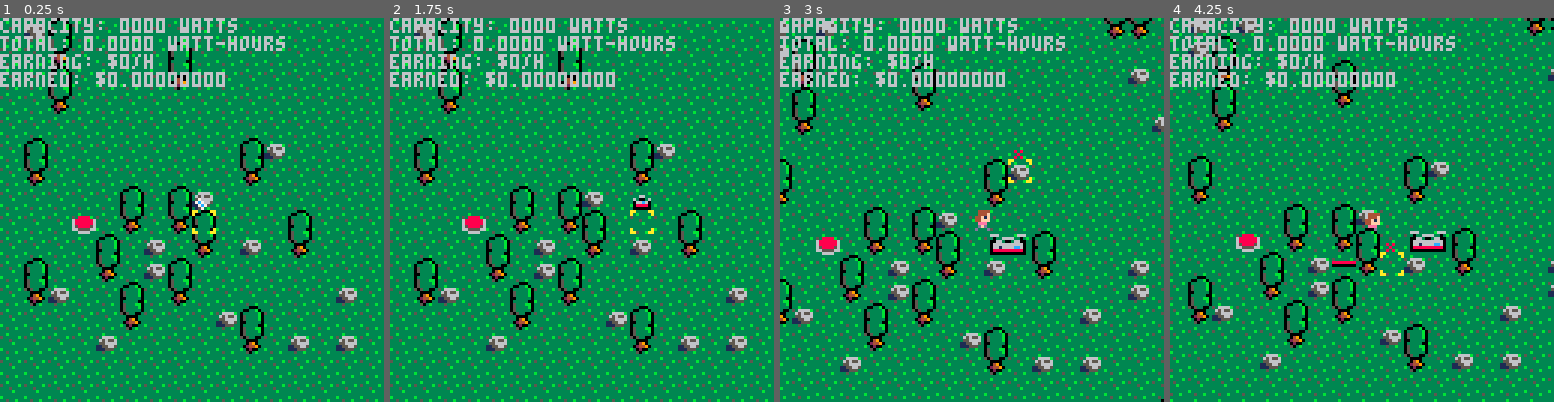
Above: before the commit, frames 1-4 (left to right).
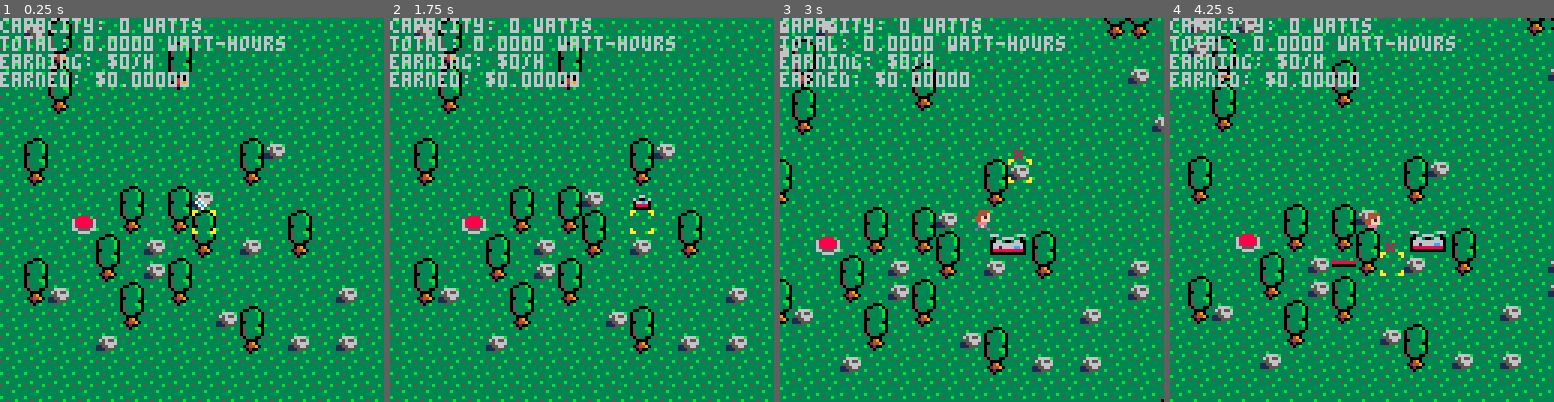
Above: after the commit, the same moments.

Repository: sargon2/pico8
Game: PICO-8 cartridge mine/solar_sally/solar_sally.p8
Same seed, same stepped clock (60 frames per second), same inputs: the game is played once before the commit and once after it.
Inputs (mouse positions are in pixels of both pictures, inside the frame that each line leads up to):
- Up to frame 1 (0.25 s): no input
- Up to frame 2 (1.75 s): tap X (X key) at 0.33, 1.07 s; click (670, 121) at 0.67 s; tap O (Z key) at 0.7, 1.7 s; click (436, 267) at 1.22 s; hold Right from 1.6 s (still down)
- Up to frame 3 (3 s): click (887, 114) at 1.77 s; tap X (X key) at 1.85, 2.97 s; release Right at 2.1 s; tap O (Z key) at 2.1, 2.5, 2.9 s; hold Up 2.15-2.42 s; click (952, 259) at 2.32 s; hold Right from 2.47 s (still down); click (1014, 106) at 2.87 s
- Up to frame 4 (4.25 s): release Right at 3.03 s; hold Left 3.08-3.58 s; tap O (Z key) at 3.3, 3.7, 4.1 s; click (1465, 256) at 3.42 s; hold Down 3.63-3.97 s; click (1231, 102) at 3.97 s; hold Right from 4.02 s (still down); tap X (X key) at 4.08 s

The runs differ from the first frame. In frame 1, 0.6% of the frame differs, in the area x 34-62%, y 0-18%; in frame 2, 0.6%; in frame 3, 0.6%; in frame 4, 0.6%.

Commit message:
Increase panels per transformer

Diff:
--- a/mine/solar_sally/indexes/Settings.lua
+++ b/mine/solar_sally/indexes/Settings.lua
@@ -1,5 +1,5 @@
 Settings = {
-    max_panels_per_transformer = 8,
+    max_panels_per_transformer = 48,
     debug_timing = false,
     debug_window = false,
     cow_speed = 1,
--- a/mine/solar_sally/systems/PanelCalculator.lua
+++ b/mine/solar_sally/systems/PanelCalculator.lua
@@ -26,14 +26,14 @@
 
 function df_and_trim(val, digits)
     if not digits then
-        digits = 10
+        digits = 7
     end
     return sub(df_tostr(val), 1, digits)
 end
 
 function PanelCalculator.draw()
     color(6)
-    print("capacity: "..df_and_trim(PanelCalculator.capacity).."000 watts")
+    print("capacity: "..df_and_trim(PanelCalculator.capacity).." watts")
     print("total: "..df_and_trim(PanelCalculator.total_generated, 6).." watt-hours")
     print("earning: $"..df_and_trim(PanelCalculator.earning).."/h")
     print("earned: $"..df_and_trim(PanelCalculator.earned))
@@ -43,7 +43,7 @@
     local num_panels = PanelCalculator.powered_panel_count
     local elapsed_hours = df_divide(df_double(elapsed), df_double(3600)) -- convert seconds to hours
 
-    PanelCalculator.capacity = df_double(num_panels) -- 1000 watts per panel
+    PanelCalculator.capacity = df_multiply(df_double(num_panels), df_double("1000")) -- 1000 watts per panel
     PanelCalculator.total_generated = df_add(PanelCalculator.total_generated, df_multiply(elapsed_hours, PanelCalculator.capacity))
 
     PanelCalculator.earning = df_divide(PanelCalculator.capacity, df_double("20000")) -- wattage / 1000000 to get MW, then * $50 to get 20,000
--- a/mine/solar_sally/systems/World.lua
+++ b/mine/solar_sally/systems/World.lua
@@ -36,7 +36,9 @@
         end
         if next(smooth_ents) then -- TODO is this needed once character is using smooth ents?
             while smooth_ents[curr_pos] and y >= flr(smooth_ents[curr_pos][3]+.4) do
-                DrawFns.drawTileAt(smooth_ents[curr_pos][1], smooth_ents[curr_pos][2], smooth_ents[curr_pos][3]) -- TODO if we're using it this way it's no longer a "tile draw fn"
+                -- TODO cows are drawn in front of Sally?? Why?
+                -- TODO wire should always be behind Sally
+                DrawFns.drawTileAt(smooth_ents[curr_pos][1], smooth_ents[curr_pos][2], smooth_ents[curr_pos][3])
                 curr_pos += 1
             end
         end
